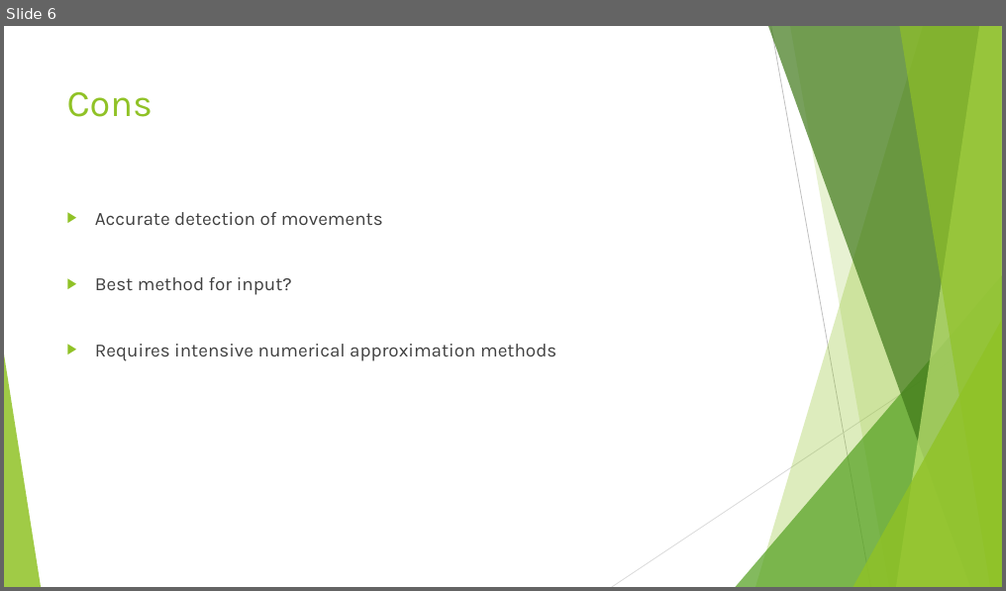
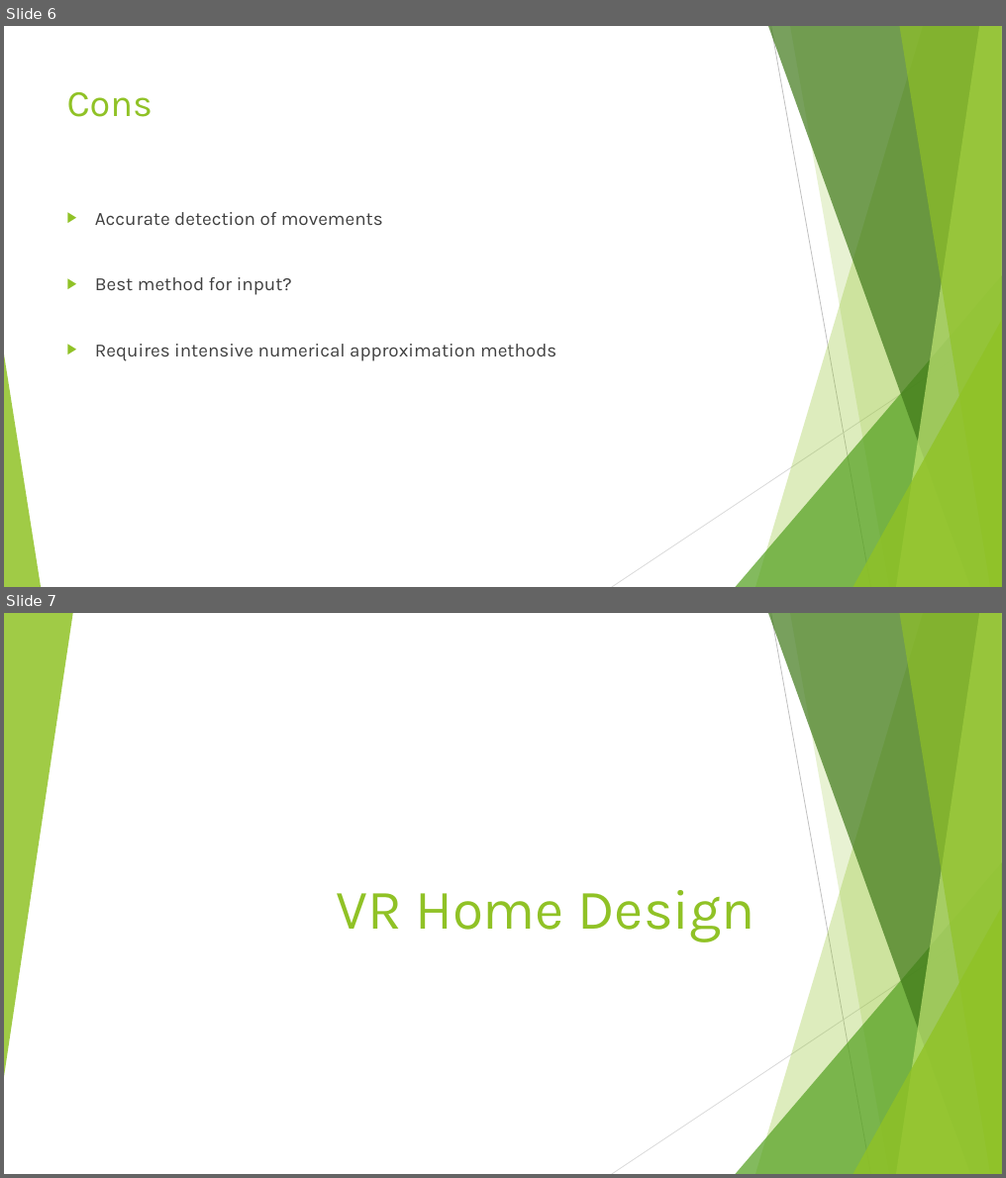
Before and after one commit to junmin-yee/Landmarked, a slide deck: Idea Presentation.pptx. Shown one above the other, each under a label of ours: slide 6 before the commit, slides 6 and 7 after it. The pictures are 1006x591 and 1006x1178 pixels, drawn with LibreOffice and Linux fonts; fonts in the diff are those of the drawing. Boxes give left, top, right and bottom in pixels: in the first picture for what was removed or moved away, otherwise in the second. Text is boxed around its words. In the diff, an @@ line names an element or a change of style, - is before the commit and + after.

Commit message:
Added VR Home Design
Added first draft of slides.

```diff
--- a/Idea Presentation.pptx
+++ b/Idea Presentation.pptx
@@ slide 7 added at (4, 613, 1002, 1174), background #FFFFFF; not listed: 9 template elements that a slide beside it also shows @@
@@ triangle added at (4, 613, 73, 1077), fill #90C226 at 85% opacity @@
@@ title added at (336, 890, 755, 943), 54 pt, text #90C226 @@
+VR Home Design
```
Also in this commit, not shown: 5 other slides added.
